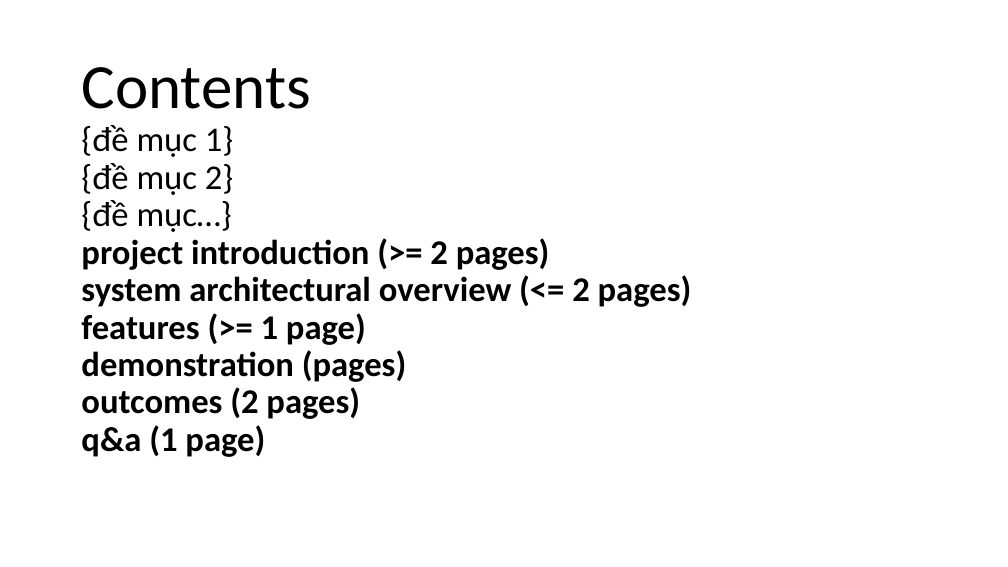
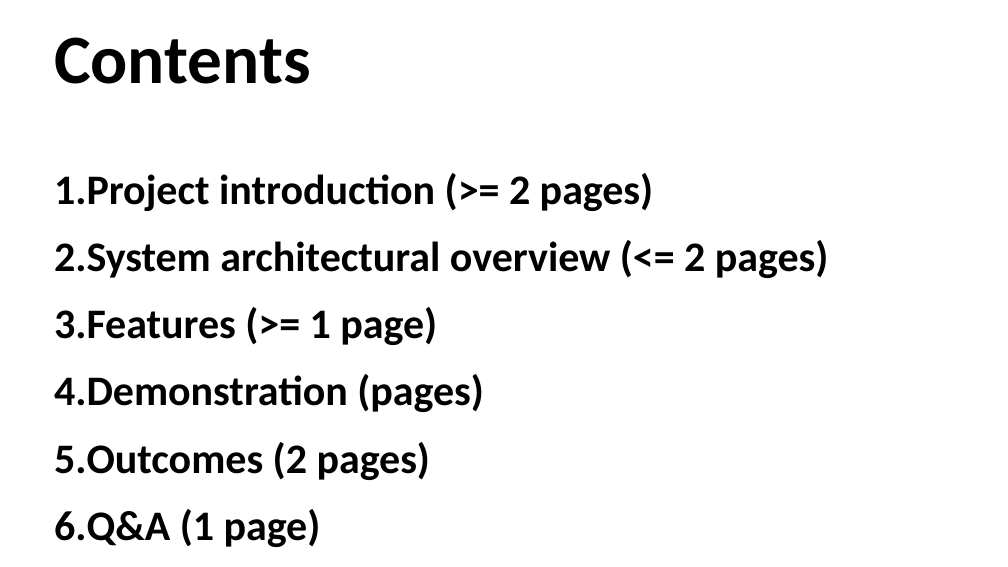
Before and after one commit to doit-now/software-development-project, a slide deck: slide 2 of document/SWP Presentation.pptx. Drawn at 1008x567 pixels with LibreOffice and Linux fonts; fonts in the diff are those of the drawing. Boxes give left, top, right and bottom in pixels: in the first picture for what was removed or moved away, otherwise in the second. Text is boxed around its words. In the diff, an @@ line names an element or a change of style, - is before the commit and + after.

```diff
--- a/document/SWP Presentation.pptx
+++ b/document/SWP Presentation.pptx
@@ text added at [54, 37, 311, 84], 66 pt, text #000000, bold @@
+Contents
@@ text at [54, 173, 829, 547]: text changed; size 33 to 40 pt @@
-Contents
-{đề mục 1}
-{đề mục 2}
-{đề mục…}
-project introduction (>= 2 pages)
-system architectural overview (<= 2 pages)
-features (>= 1 page)
-demonstration (pages)
-outcomes (2 pages)
-q&a (1 page)
+1. Project introduction (>= 2 pages)
+2. System architectural overview (<= 2 pages)
+3. Features (>= 1 page)
+4. Demonstration (pages)
+5. Outcomes (2 pages)
+6. Q&A (1 page)
```
Also in this commit, not shown: 4 other slides changed, 2 slides added, 1 slide removed, 4 other files.
